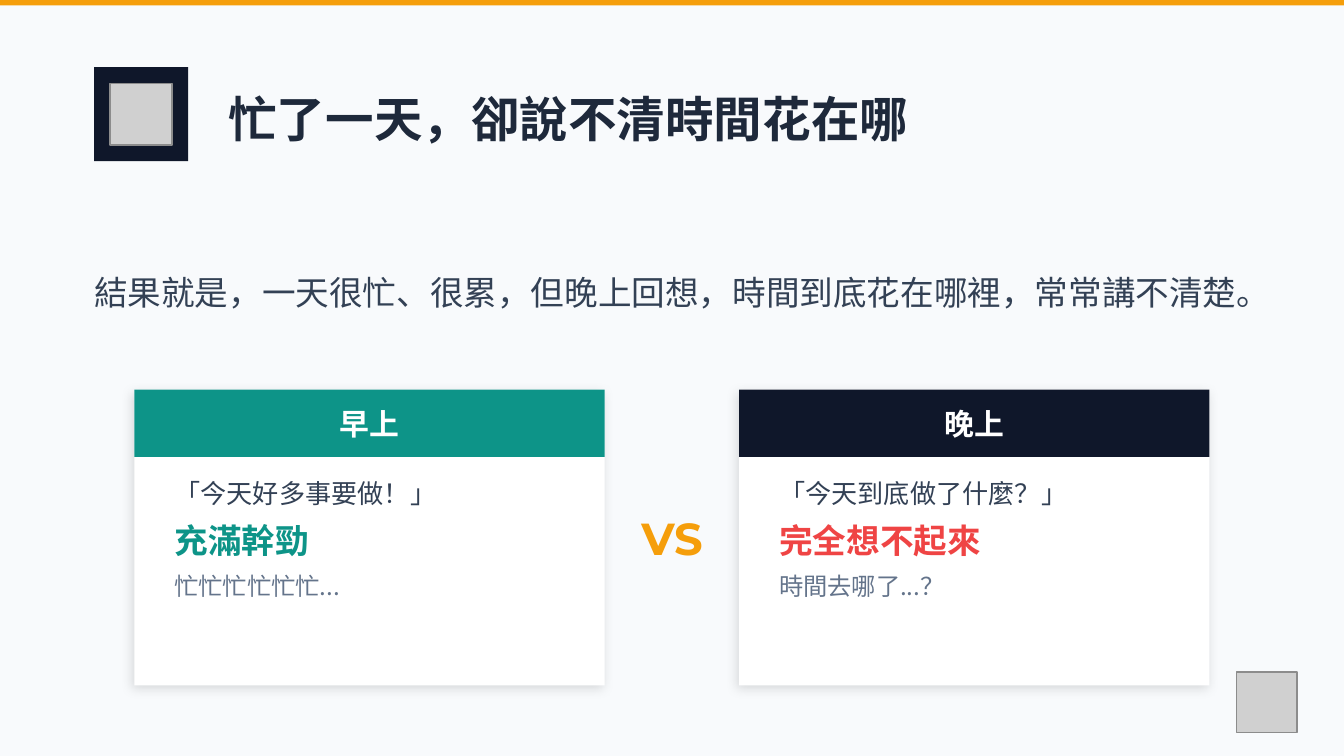
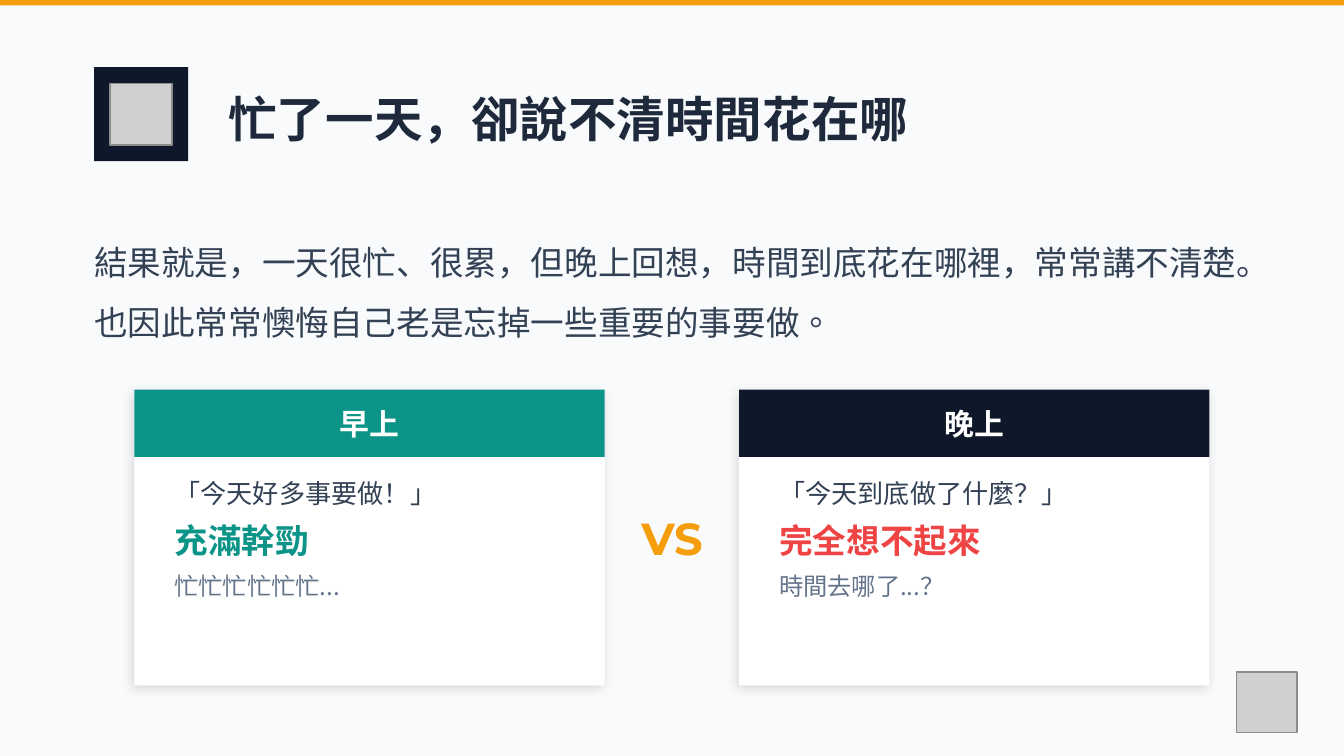
Before and after one commit to ychsue/NonBlockingLife, a slide deck: slide 5 of Discussion/Promotion/6mins/pictures.pptx. Drawn at 1344x756 pixels with LibreOffice and Linux fonts; fonts in the diff are those of the drawing; grey boxes stand for pictures. Boxes give left, top, right and bottom in pixels: in the first picture for what was removed or moved away, otherwise in the second. Text is boxed around its words. In the diff, an @@ line names an element or a change of style, - is before the commit and + after.

```diff
--- a/Discussion/Promotion/6mins/pictures.pptx
+++ b/Discussion/Promotion/6mins/pictures.pptx
@@ text at (x1=94, y1=246, x2=1270, y2=338): text changed @@
-結果就是，一天很忙、很累，但晚上回想，時間到底花在哪裡，常常講不清楚。
+結果就是，一天很忙、很累，但晚上回想，時間到底花在哪裡，常常講不清楚。也因此常常懊悔自己老是忘掉一些重要的事要做。
```
Also in this commit, not shown: 7 other slides changed, 6 slides added, 3 slides removed, 22 other files.
